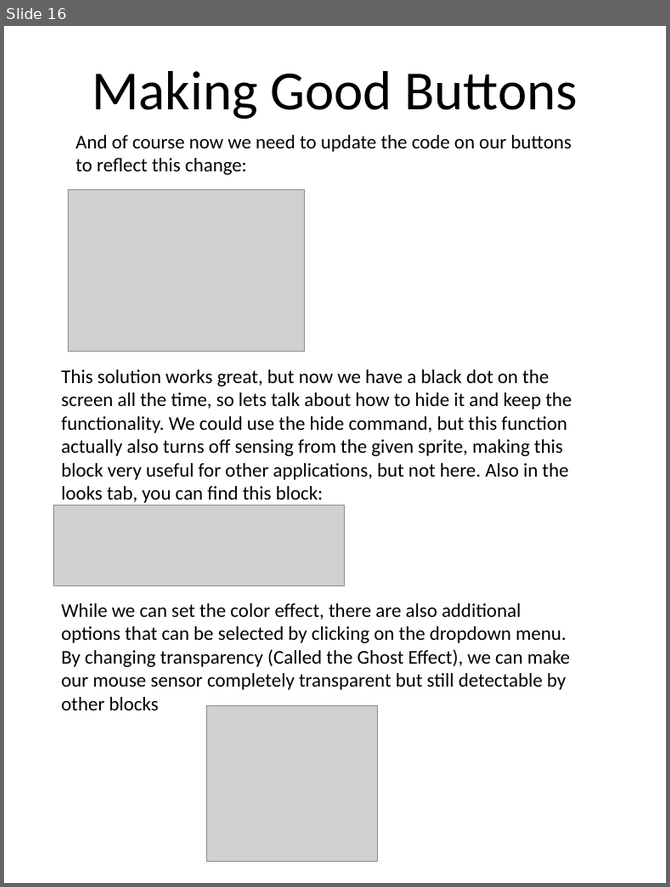
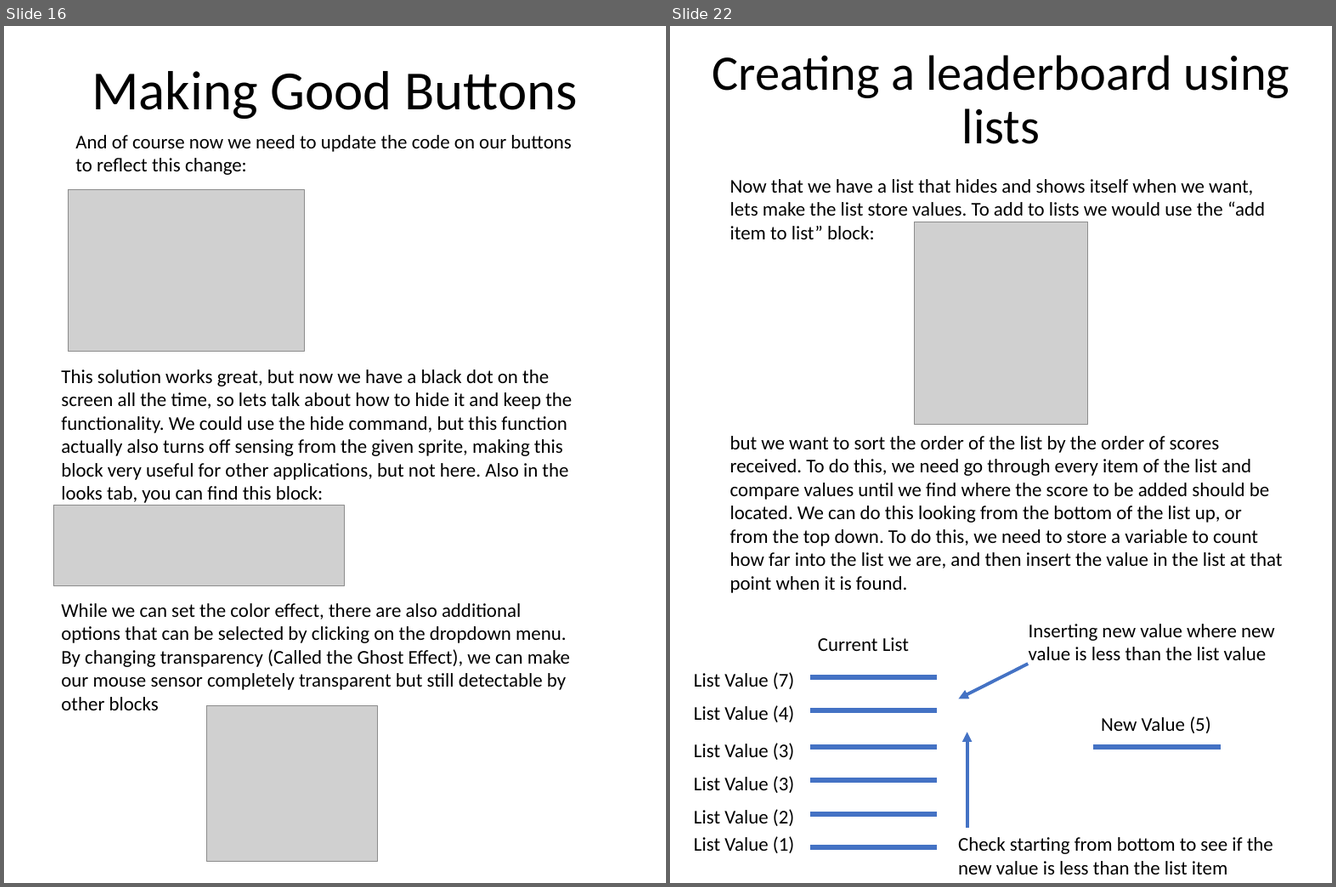
Before and after one commit to tommyrohmann/Coding-Club, a slide deck: Meeting Notes/Powerpoints they are the same as the pdfs/Coding Club Meeting 2.pptx. Shown side by side, each under a label of ours: slide 16 before the commit, slides 16 and 22 after it; the slides between them are not shown. The pictures are 670x887 and 1336x887 pixels, drawn with LibreOffice and Linux fonts; fonts in the diff are those of the drawing; grey boxes stand for pictures. Boxes give left, top, right and bottom in pixels: in the first picture for what was removed or moved away, otherwise in the second. Text is boxed around its words. In the diff, an @@ line names an element or a change of style, - is before the commit and + after.

```diff
--- a/Meeting Notes/Powerpoints they are the same as the pdfs/Coding Club Meeting 2.pptx
+++ b/Meeting Notes/Powerpoints they are the same as the pdfs/Coding Club Meeting 2.pptx
@@ slide 22 added at <box>670,26,1332,883</box>, background #FFFFFF @@
@@ title added at <box>712,55,1290,144</box>, 45.9 pt, text #000000 @@
+Creating a leaderboard using lists
@@ text added at <box>730,179,1283,593</box>, 18 pt, text #000000 @@
+Now that we have a list that hides and shows itself when we want, lets make the list store values. To add to lists we would use the “add item to list” block:
+but we want to sort the order of the list by the order of scores received. To do this, we need go through every item of the list and compare values until we find where the score to be added should be located. We can do this looking from the bottom of the list up, or from the top down. To do this, we need to store a variable to count how far into the list we are, and then insert the value in the list at that point when it is found.
@@ picture added at <box>914,222,1087,424</box> @@
@@ text added at <box>818,637,909,651</box>, 18 pt, text #000000 @@
+Current List
@@ text added at <box>1029,624,1275,660</box>, 18 pt, text #000000 @@
+Inserting new value where new value is less than the list value
@@ text added at <box>694,672,794,689</box>, 18 pt, text #000000 @@
+List Value (7)
@@ line added from (810, 677) to (937, 677), #4472C4 4.5 pt @@
@@ arrow added from (1029, 664) to (958, 699), #4472C4 3 pt @@
@@ text added at <box>694,705,794,722</box>, 18 pt, text #000000 @@
+List Value (4)
@@ line added from (810, 711) to (937, 711), #4472C4 4.5 pt @@
@@ arrow added from (968, 828) to (968, 732), #4472C4 3 pt @@
@@ text added at <box>1101,716,1211,733</box>, 18 pt, text #000000 @@
+New Value (5)
@@ text added at <box>694,743,794,760</box>, 18 pt, text #000000 @@
+List Value (3)
@@ line added from (810, 747) to (937, 747), #4472C4 4.5 pt @@
@@ line added from (1094, 747) to (1221, 747), #4472C4 4.5 pt @@
@@ text added at <box>694,776,794,793</box>, 18 pt, text #000000 @@
+List Value (3)
@@ line added from (810, 780) to (937, 780), #4472C4 4.5 pt @@
@@ text added at <box>694,809,794,826</box>, 18 pt, text #000000 @@
+List Value (2)
@@ line added from (810, 814) to (937, 814), #4472C4 4.5 pt @@
@@ text added at <box>694,836,794,853</box>, 18 pt, text #000000 @@
+List Value (1)
@@ text added at <box>958,837,1274,874</box>, 18 pt, text #000000 @@
+Check starting from bottom to see if the new value is less than the list item
@@ line added from (810, 847) to (937, 847), #4472C4 4.5 pt @@
```
Also in this commit, not shown: 5 slides changed, 9 other slides added, 2 other files.
